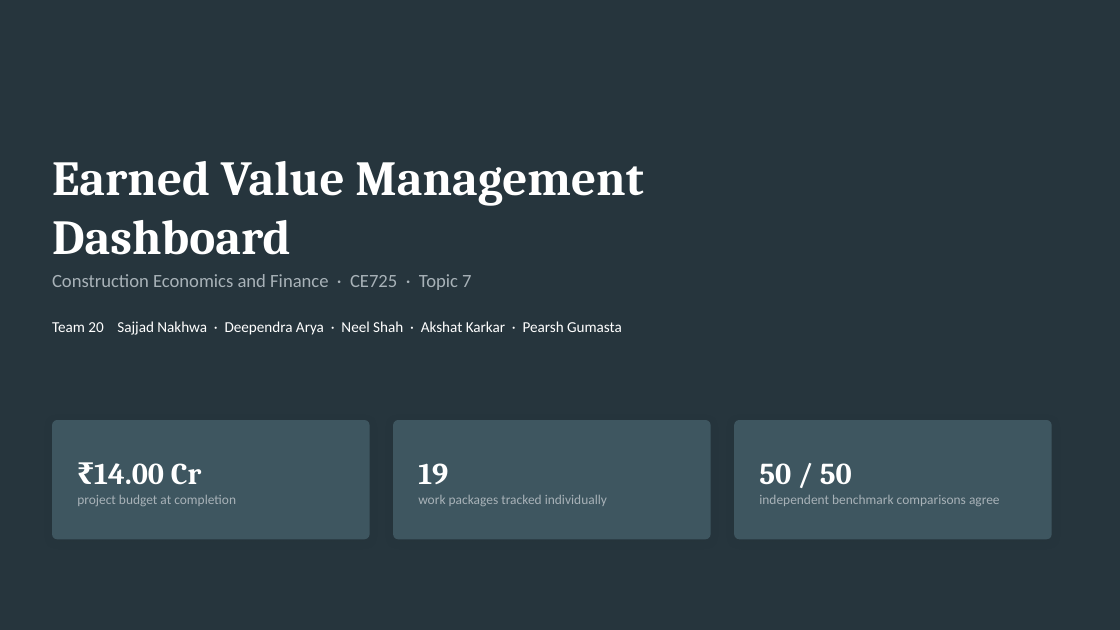
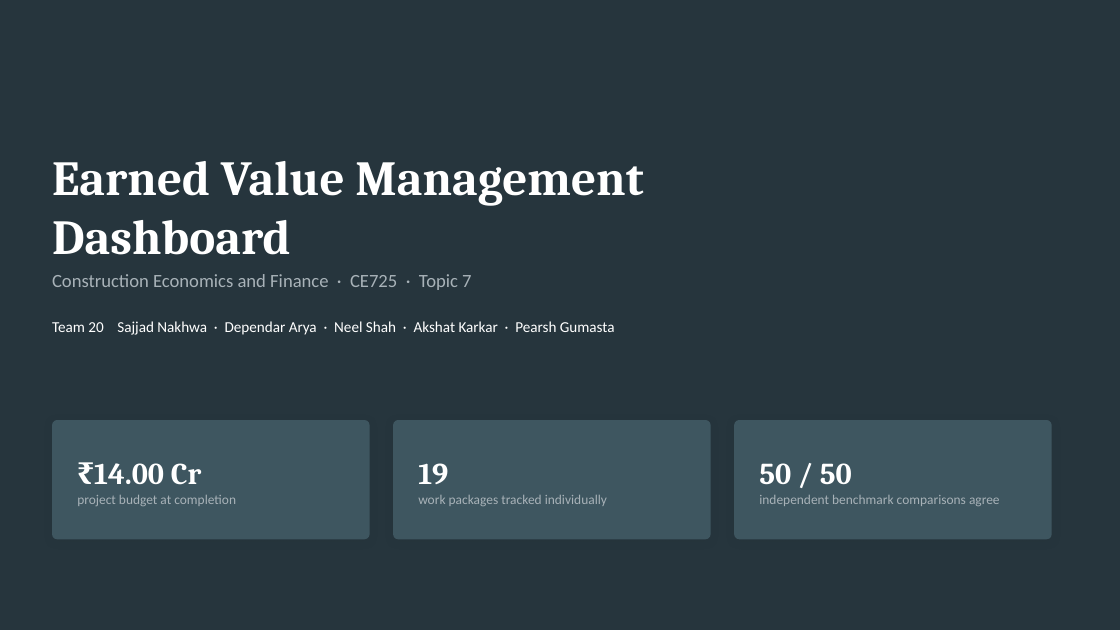
Before and after one commit to ndstab/ce725-evm-dashboard, a slide deck: slide 1 of docs/presentation/CE725_Team20_EVM_Dashboard.pptx. Drawn at 1120x630 pixels with LibreOffice and Linux fonts; fonts in the diff are those of the drawing. Boxes give left, top, right and bottom in pixels: in the first picture for what was removed or moved away, otherwise in the second. Text is boxed around its words. In the diff, an @@ line names an element or a change of style, - is before the commit and + after.

Commit message:
Revert the name respelling - it is Dependar Arya
The previous commit changed "Dependar" to "Deependra" across the
documents, the deck and the build script on the understanding that the
documents were misspelled. They were not. This restores all 23
occurrences, the deck's title slide and the generated PDFs to the
original spelling.

The team number correction in bda4331 is unaffected and stays at 20.

```diff
--- a/docs/presentation/CE725_Team20_EVM_Dashboard.pptx
+++ b/docs/presentation/CE725_Team20_EVM_Dashboard.pptx
@@ text at <box>52,321,615,335</box>: text changed @@
-Team 20 Sajjad Nakhwa · Deependra Arya · Neel Shah · Akshat Karkar · Pearsh Gumasta
+Team 20 Sajjad Nakhwa · Dependar Arya · Neel Shah · Akshat Karkar · Pearsh Gumasta
```
Also in this commit, not shown: 17 other files.
